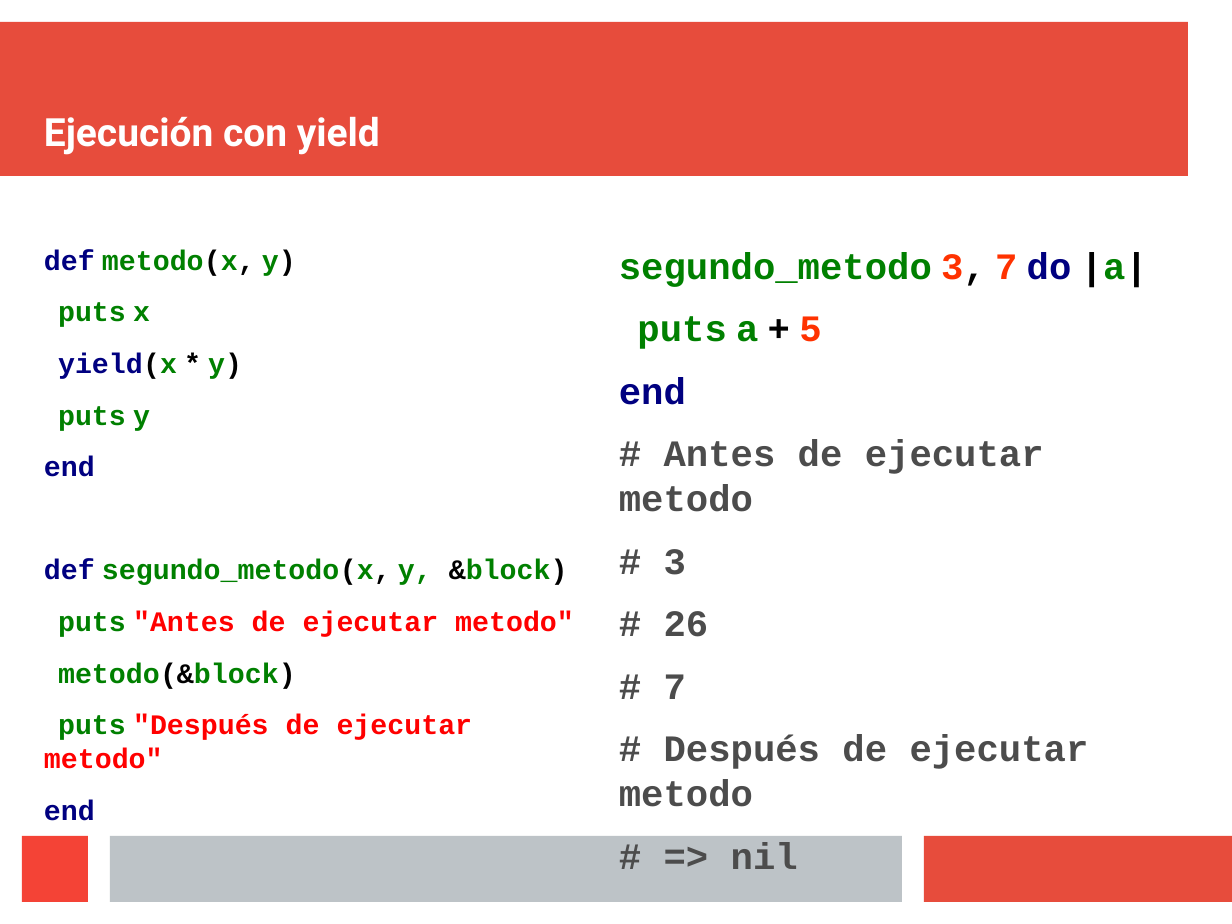
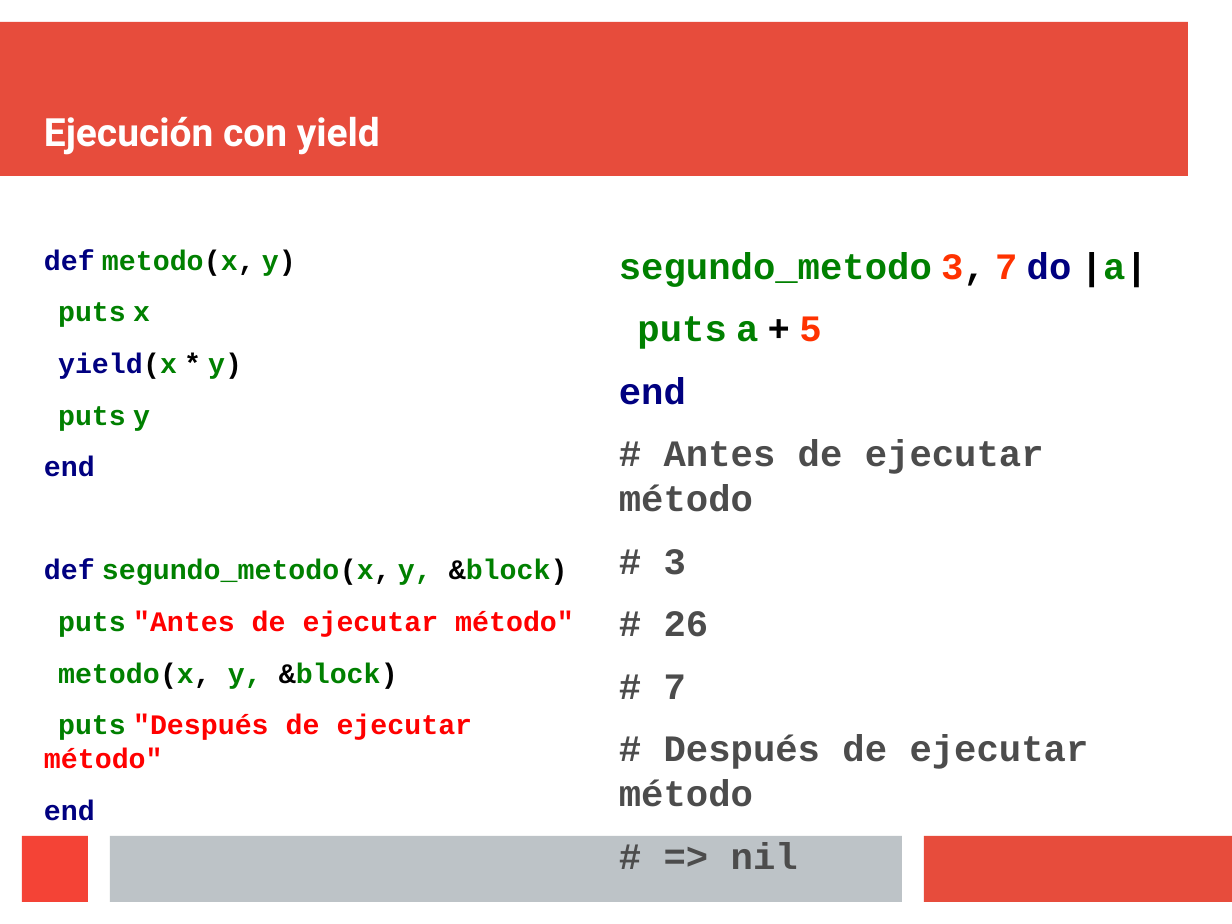
Before and after one commit to oaxacarb/ruby_blocks, a slide deck: slide 45 of 06_presentacion/ruby_blocks.odp (slide 46 before the commit). Drawn at 1232x924 pixels with LibreOffice and Linux fonts; fonts in the diff are those of the drawing. Boxes give left, top, right and bottom in pixels: in the first picture for what was removed or moved away, otherwise in the second. Text is boxed around its words. In the diff, an @@ line names an element or a change of style, - is before the commit and + after.

```diff
--- a/06_presentacion/ruby_blocks.odp
+++ b/06_presentacion/ruby_blocks.odp
@@ text at <box>619,440,1044,512</box>: text changed @@
-# Antes de ejecutar metodo
+# Antes de ejecutar método
@@ text at <box>44,611,574,769</box>: text changed @@
-puts "Antes de ejecutar metodo"
-metodo(&block)
-puts "Después de ejecutar metodo"
+puts "Antes de ejecutar método"
+metodo(x, y, &block)
+puts "Después de ejecutar método"
@@ text at <box>619,735,1089,807</box>: text changed @@
-# Después de ejecutar metodo
+# Después de ejecutar método
```
Also in this commit, not shown: 3 other slides changed, 1 slide removed.
